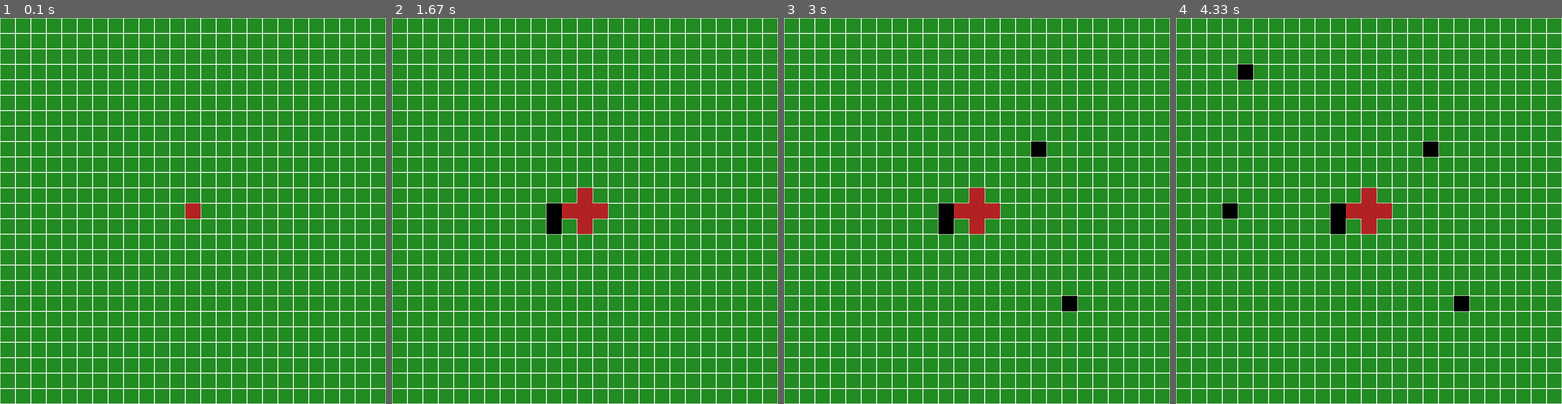
Above: before the commit, frames 1-4 (left to right).
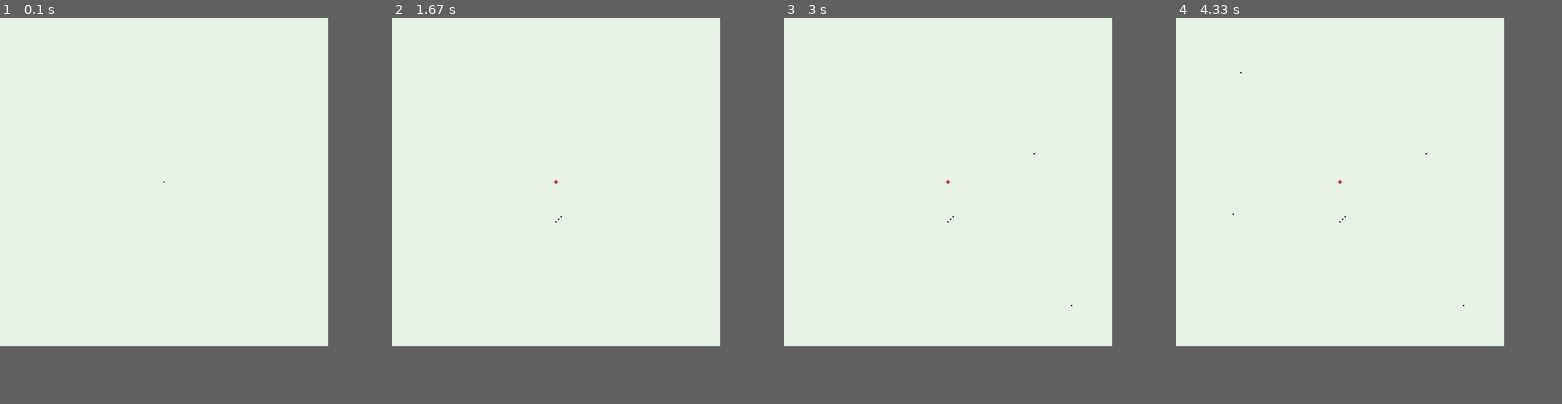
Above: after the commit, the same moments.

Repository: markus-brln/BachelorThesisForestFireControl
Game: pygame game, started from gui/main.py
The game is run twice, just before and just after one commit, with the same random seed, the same clock (stepped at 60 frames per second) and the same inputs.
Inputs (mouse positions are in pixels of both pictures, inside the frame that each line leads up to):
- Up to frame 1 (0.1 s): no input
- Up to frame 2 (1.67 s): tap Space at 0.83 s; press the mouse at (561, 218) at 1.2 s; move the mouse to (557, 218) at 1.3 s; release the mouse at (554, 222) at 1.43 s
- Up to frame 3 (3 s): click (1073, 303) at 1.87 s; move the mouse to (1034, 153) at 2.2 s; click (1034, 153) at 2.5 s; move the mouse to (841, 214) at 2.93 s
- Up to frame 4 (4.33 s): click (1233, 214) at 3.3 s; move the mouse to (1241, 72) at 3.8 s; click (1241, 72) at 4.22 s
The window is 900x900 before the commit and 765x765 after it. Grey fills any space a smaller window leaves; there, only what the larger window draws over its background counts as a difference.

The runs differ from the first frame. In frame 1, 59% of the frame differs, in the area x 0-100%, y 0-100%; in frame 2, 59%; in frame 3, 60%; in frame 4, 60%.

Commit message:
fixed fire prop issue

Diff:
--- a/gui/Model/model.py
+++ b/gui/Model/model.py
@@ -16,6 +16,7 @@
 
 
   def startEpisode(self):
+    print("StartEpisode Called")
     self.selected_squares = set() # Reset selection
     self.time = 0                 # Reset time
     self.terminal_state = False   # Restart so at initial state
@@ -40,8 +41,9 @@
   # TODO: possibly reset selection?
   def time_step(self):
     self.time += 1                # Increment time
-    self.expand_fire()            # Determine fire propagation
-
+    fire_in_bounds = self.expand_fire()            # Determine fire propagation
+    if not fire_in_bounds:
+      self.startEpisode()
 
   def select_square(self, position):
     if position not in self.firepos:       ## Cannot set waypoint in the fire
@@ -53,21 +55,8 @@
 
 
   def getNeighbours(self, position):
-    self.pos = position
-    x = self.pos[0]
-    y = self.pos[1]
-    self.left = x - 1
-    self.right = x + 1
-    self.top = y + 1
-    self.bottom = y - 1
-    ## new list of neighbouring cells
-    neighbours = [(self.left, y), (x, self.top), (self.right, y), (x, self.bottom)]
-    for neighbour, (a, b) in enumerate(neighbours):
-     if self.position_in_bounds((a, b)):
-      return neighbours
-     else:
-      self.shut_down()
-
+    x, y = position
+    return [(x - 1, y), (x + 1, y), (x, y - 1), (x, y + 1)]
 
   ## currently stops when the fire reaches the edge of the map for simplicity but
   ## also as it makes it impossible for the agent to contain the fire
@@ -76,19 +65,17 @@
     for pos in self.fire:
       neighbours = self.getNeighbours(pos)
       for neighbour in neighbours:
+        if not self.position_in_bounds(neighbour):
+          return False
+
         self.firepos.add(neighbour)
 
+    return True
+
   def position_in_bounds(self, position):
-    self.pos = position
-    self.x = self.pos[0]
-    self.y = self.pos[1]
-    if ((self.x >= 0 & self.x <= self.size) & (self.y >= 0 & self.y <= self.size)):
-      return True
-    else:
-      return False
-
+    x, y = position
+    return x >= 0 and x <= self.size and y >= 0 and y <= self.size
 
   ## TODO: e.g. save data and ensure proper exiting of program
   def shut_down(self):
-    print("Fire out of control!")
     self.startEpisode()
--- a/gui/main.py
+++ b/gui/main.py
@@ -20,7 +20,7 @@
 
 def main():
   # Environment parameters
-  size = 25
+  size = 255
   nr_of_agents = 5
   block_size_in_pixels = int(900 / size)
 
